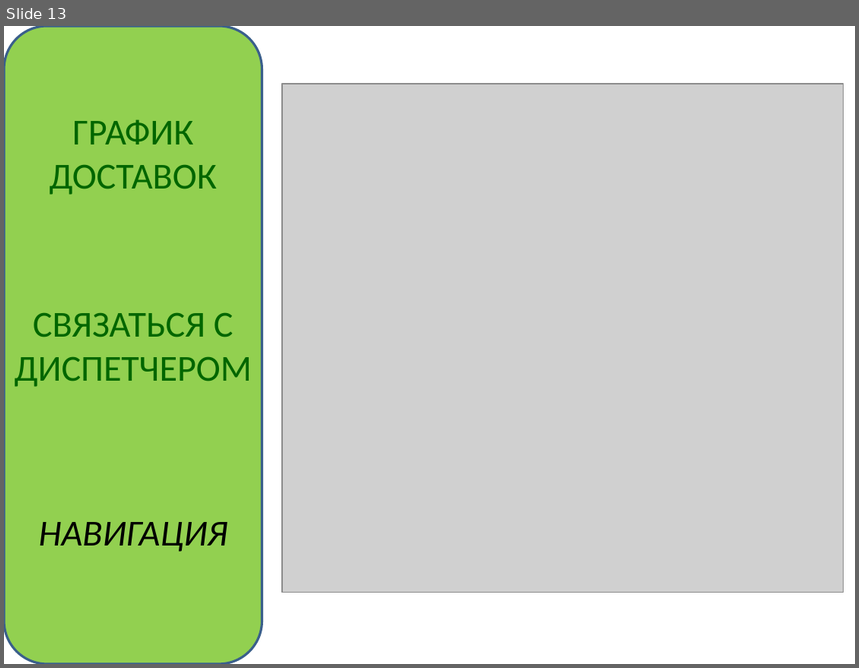
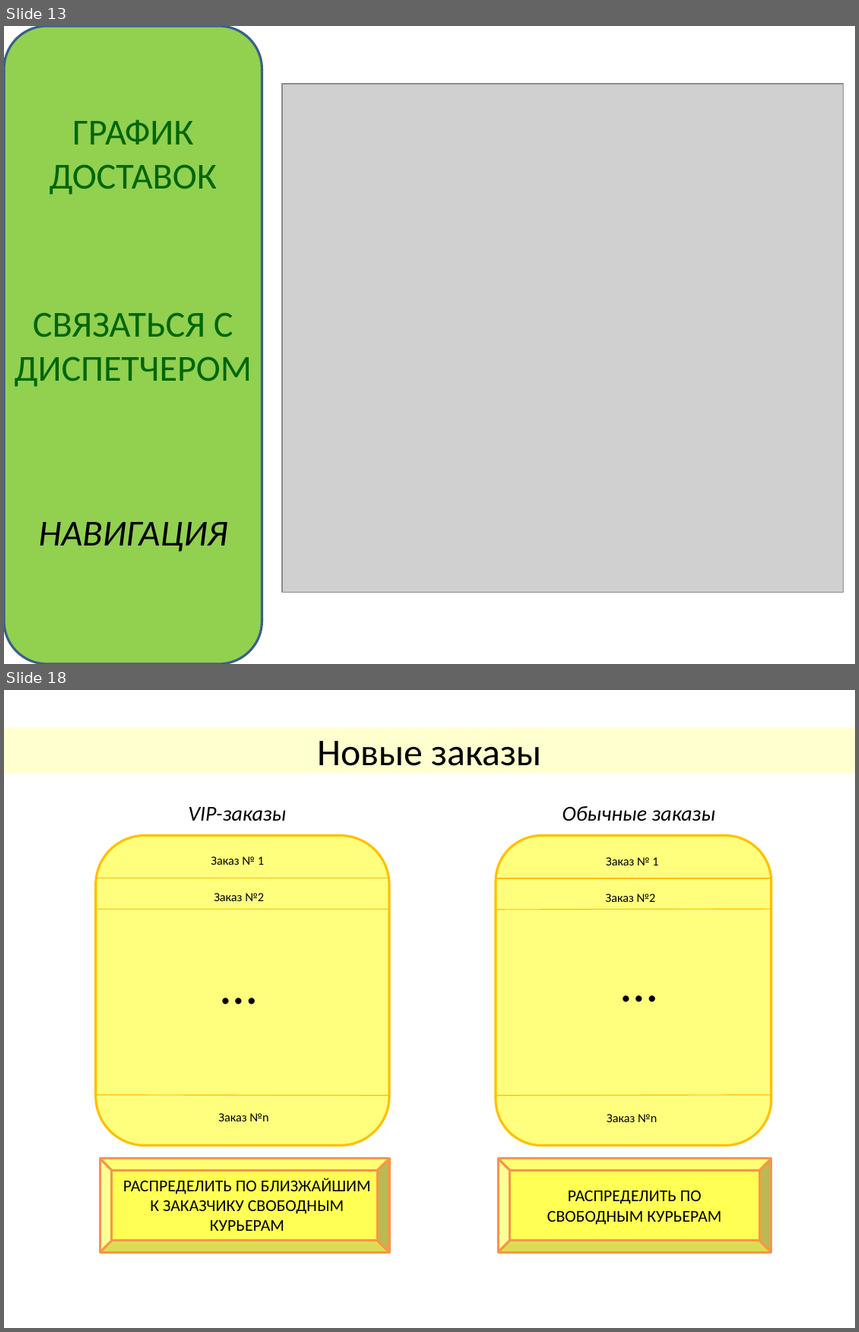
Before and after one commit to KovalAnastasia/ShipIT, a slide deck: 2. Понимание потребностей пользователей/2_2_4_Raskadrovka.pptx. Shown one above the other, each under a label of ours: slide 13 before the commit, slides 13 and 18 after it; the slides between them are not shown. The pictures are 859x668 and 859x1332 pixels, drawn with LibreOffice and Linux fonts; fonts in the diff are those of the drawing; grey boxes stand for pictures. Boxes give left, top, right and bottom in pixels: in the first picture for what was removed or moved away, otherwise in the second. Text is boxed around its words. In the diff, an @@ line names an element or a change of style, - is before the commit and + after.

```diff
--- a/2. Понимание потребностей пользователей/2_2_4_Raskadrovka.pptx
+++ b/2. Понимание потребностей пользователей/2_2_4_Raskadrovka.pptx
@@ slide 18 added at (4,690,855,1328), background #FFFFFF @@
@@ title added at (4,727,855,774), fill #FFFF00 at 19% opacity, 32 pt, text #000000 @@
+Новые заказы
@@ text added at (188,807,286,821), 18 pt, text #000000, italic @@
+VIP-заказы
@@ text added at (563,806,716,821), 18 pt, text #000000, italic @@
+Обычные заказы
@@ rounded rectangle added at (96,836,389,1145), fill #FFFF00 at 51% opacity, outline #FFC000 2 pt @@
@@ rounded rectangle added at (496,836,772,1145), fill #FFFF00 at 51% opacity, outline #FFC000 2 pt @@
@@ text added at (211,856,264,865), 10.5 pt, text #000000 @@
+Заказ № 1
@@ text added at (606,857,658,866), 10.5 pt, text #000000 @@
+Заказ № 1
@@ line added from (96, 878) to (389, 878), #FFC000 0.75 pt @@
@@ text added at (214,893,264,901), 10.5 pt, text #000000 @@
+Заказ №2
@@ line added from (496, 878) to (772, 878), #FFC000 0.75 pt @@
@@ text added at (606,894,656,902), 10.5 pt, text #000000 @@
+Заказ №2
@@ line added from (96, 909) to (389, 909), #FFC000 0.75 pt @@
@@ line added from (496, 910) to (772, 909), #FFC000 0.75 pt @@
@@ text added at (212,948,287,1019), 44 pt, text #000000 @@
+…
@@ text added at (614,946,687,1018), 44 pt, text #000000 @@
+…
@@ line added from (95, 1095) to (389, 1096), #FFC000 0.75 pt @@
@@ line added from (496, 1096) to (772, 1095), #FFC000 0.75 pt @@
@@ text added at (218,1113,268,1122), 10.5 pt, text #000000 @@
+Заказ №n
@@ text added at (607,1114,657,1122), 10.5 pt, text #000000 @@
+Заказ №n
@@ bevel added at (101,1159,389,1252), fill #FFFF00 at 67% opacity, outline #F79646 2 pt @@
@@ bevel added at (498,1159,771,1252), fill #FFFF00 at 67% opacity, outline #F79646 2 pt @@
@@ text added at (123,1178,371,1231), 14 pt, text #000000 @@
+РАСПРЕДЕЛИТЬ ПО БЛИЗЖАЙШИМ К ЗАКАЗЧИКУ СВОБОДНЫМ КУРЬЕРАМ
@@ text added at (547,1191,721,1225), 14 pt, text #000000 @@
+РАСПРЕДЕЛИТЬ ПО СВОБОДНЫМ КУРЬЕРАМ
```
Also in this commit, not shown: 12 other slides added.
